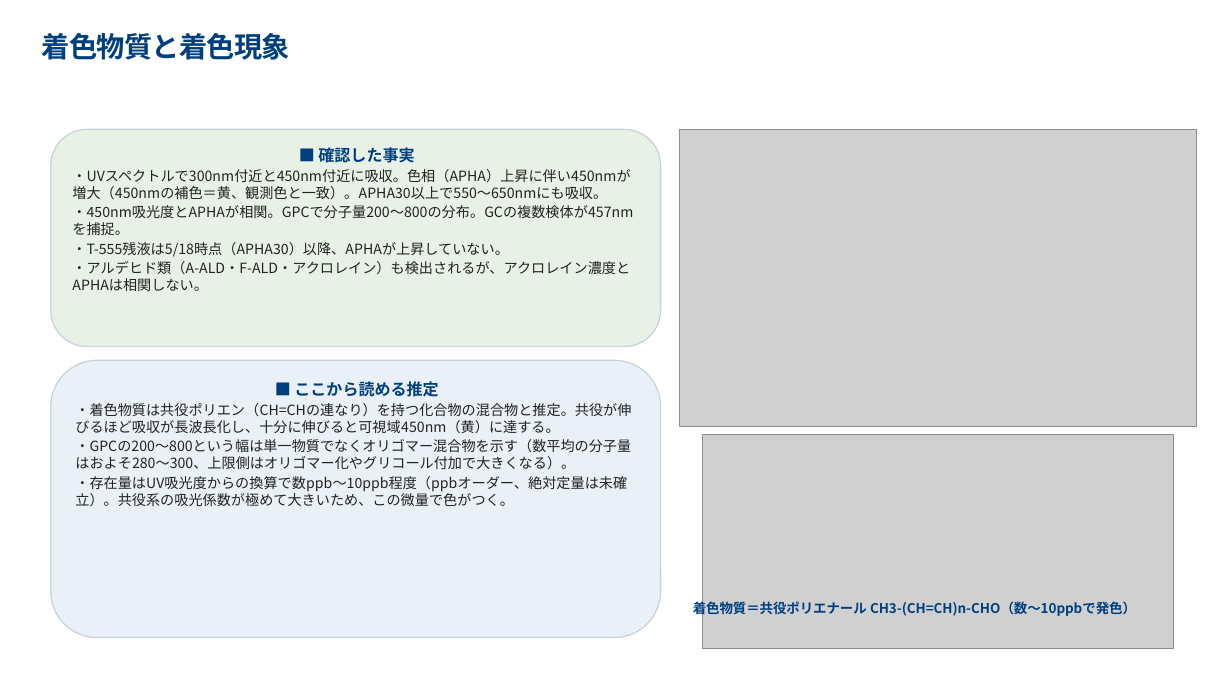
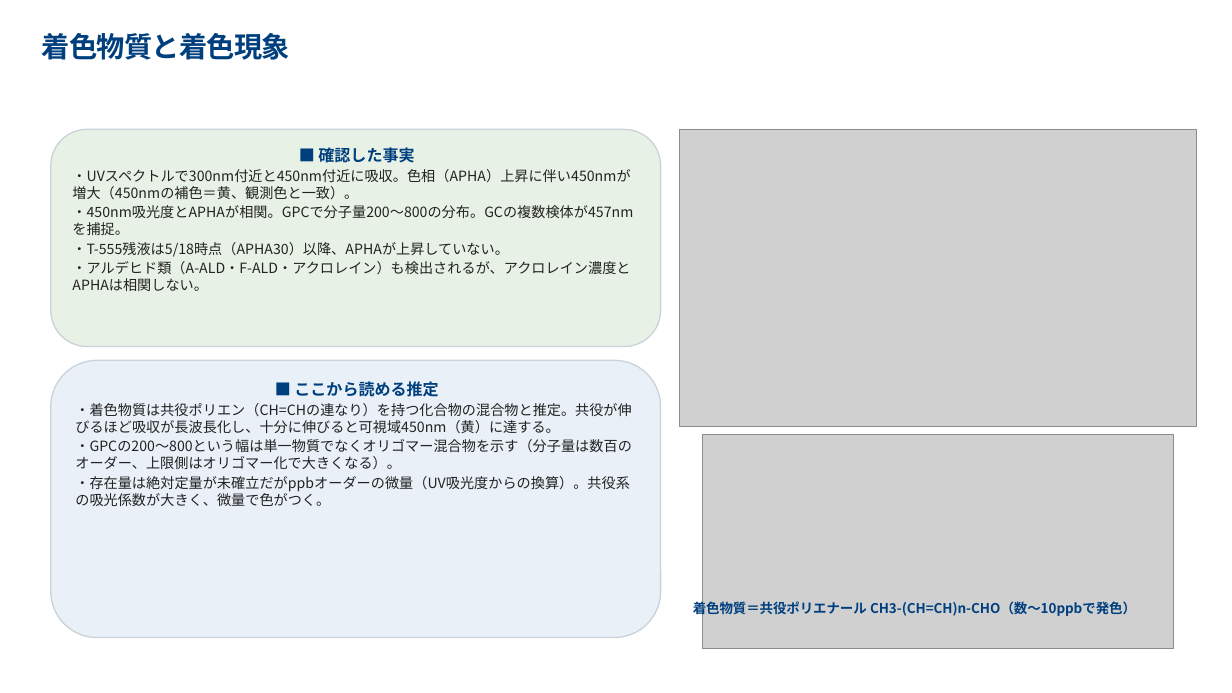
Before and after one commit to hiraoyosa-sys/Base, a slide deck: slide 4 of outputs/製品DEG色相悪化_対策会議.pptx (slide 3 before the commit). Drawn at 1232x693 pixels with LibreOffice and Linux fonts; fonts in the diff are those of the drawing; grey boxes stand for pictures. Boxes give left, top, right and bottom in pixels: in the first picture for what was removed or moved away, otherwise in the second. Text is boxed around its words. In the diff, an @@ line names an element or a change of style, - is before the commit and + after.

```diff
--- a/outputs/製品DEG色相悪化_対策会議.pptx
+++ b/outputs/製品DEG色相悪化_対策会議.pptx
@@ text in rounded rectangle at (x1=72, y1=169, x2=630, y2=199): text changed @@
-・UVスペクトルで300nm付近と450nm付近に吸収。色相（APHA）上昇に伴い450nmが増大（450nmの補色＝黄、観測色と一致）。APHA30以上で550〜650nmにも吸収。
+・UVスペクトルで300nm付近と450nm付近に吸収。色相（APHA）上昇に伴い450nmが増大（450nmの補色＝黄、観測色と一致）。
@@ text in rounded rectangle at (x1=75, y1=439, x2=632, y2=506): text changed @@
-・GPCの200〜800という幅は単一物質でなくオリゴマー混合物を示す（数平均の分子量はおよそ280〜300、上限側はオリゴマー化やグリコール付加で大きくなる）。
-・存在量はUV吸光度からの換算で数ppb〜10ppb程度（ppbオーダー、絶対定量は未確立）。共役系の吸光係数が極めて大きいため、この微量で色がつく。
+・GPCの200〜800という幅は単一物質でなくオリゴマー混合物を示す（分子量は数百のオーダー、上限側はオリゴマー化で大きくなる）。
+・存在量は絶対定量が未確立だがppbオーダーの微量（UV吸光度からの換算）。共役系の吸光係数が大きく、微量で色がつく。
```
Also in this commit, not shown: 4 other slides changed, 1 slide added, 4 other files.
